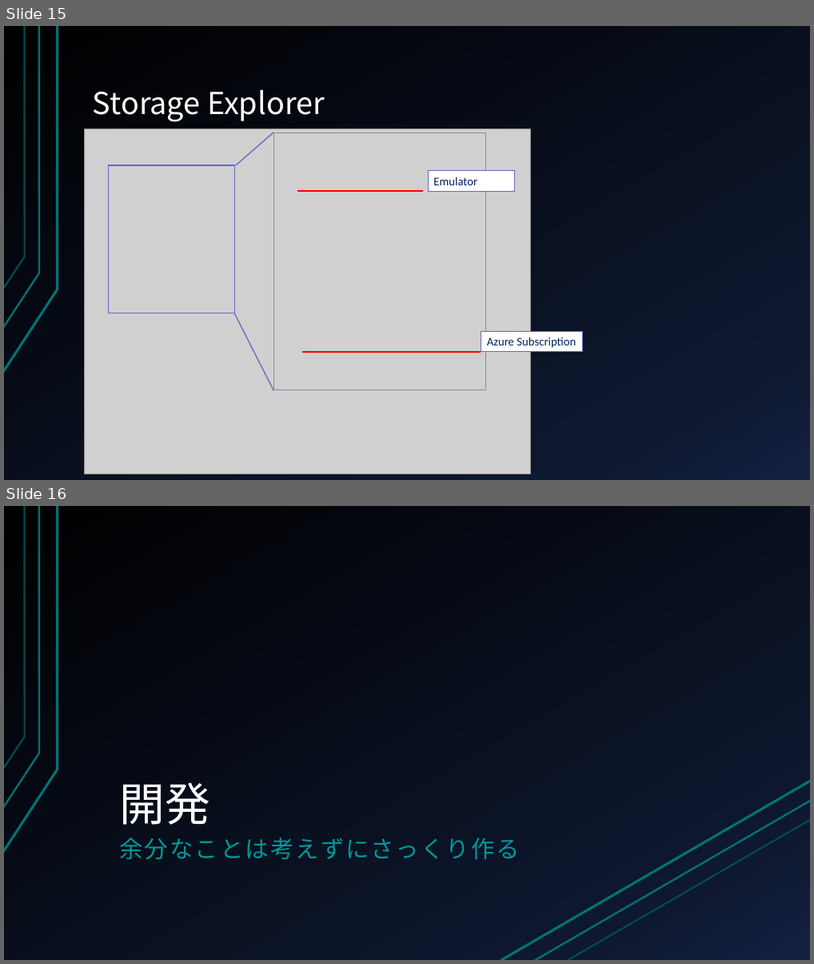
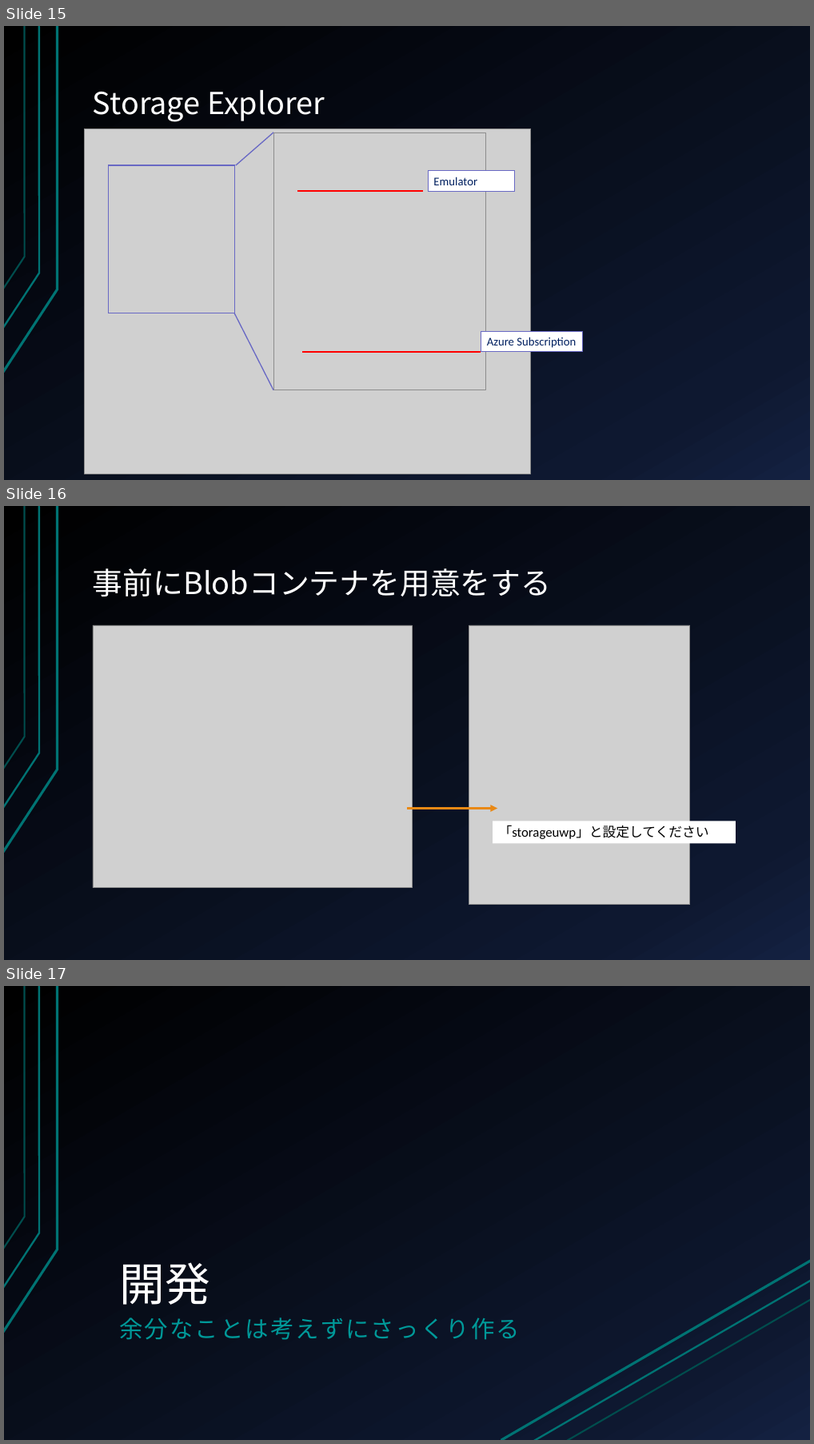
Before and after one commit to CryEarth/StorageUWPApps, a slide deck: チュートリアルなど.pptx. Shown one above the other, each under a label of ours: slides 15 and 16 before the commit, slides 15, 16 and 17 after it. The pictures are 814x964 and 814x1444 pixels, drawn with LibreOffice and Linux fonts; fonts in the diff are those of the drawing; grey boxes stand for pictures. Boxes give left, top, right and bottom in pixels: in the first picture for what was removed or moved away, otherwise in the second. Text is boxed around its words. In the diff, an @@ line names an element or a change of style, - is before the commit and + after.

```diff
--- a/チュートリアルなど.pptx
+++ b/チュートリアルなど.pptx
@@ slide 16 added at [4,506,810,960], background gradient #000000 to #0F1931 to #142242; not listed: 3 template elements that a slide beside it also shows @@
@@ title added at [93,568,551,596], 36 pt, text #FFFFFF @@
+事前にBlobコンテナを用意をする
@@ picture added at [93,625,412,887] @@
@@ picture added at [470,625,690,904] @@
@@ arrow added from (407, 808) to (498, 808), #E98915 2.75 pt @@
@@ rectangle added at [493,820,736,843], fill #FFFFFF, 16 pt, text #000000 @@
+「storageuwp」と設定してください
@@ what was slide 16 is now slide 17 @@
```
Also in this commit, not shown: 1 slide changed, 5 other files.
